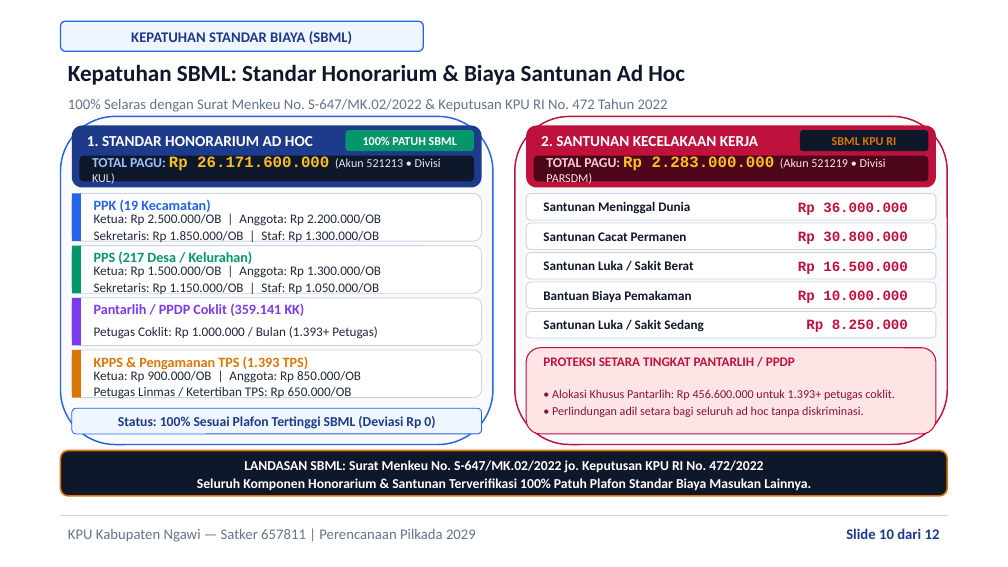
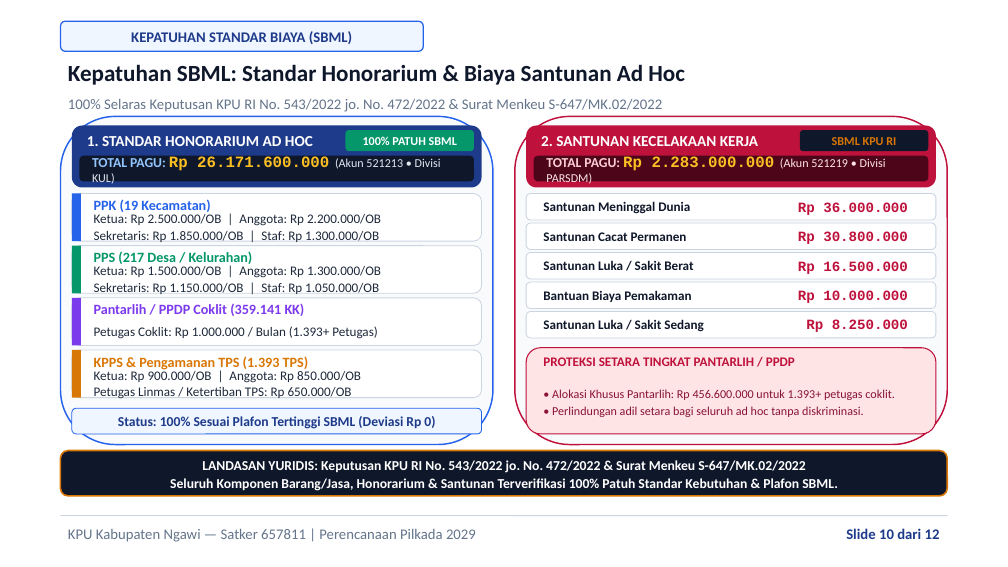
Before and after one commit to stephanusyogi/siprabu, a slide deck: slide 10 of public/downloads/Paparan_RKB_KPU_Ngawi_2029.pptx. Drawn at 1008x567 pixels with LibreOffice and Linux fonts; fonts in the diff are those of the drawing. Boxes give left, top, right and bottom in pixels: in the first picture for what was removed or moved away, otherwise in the second. Text is boxed around its words. In the diff, an @@ line names an element or a change of style, - is before the commit and + after.

Commit message:
feat(regulasi): integrasikan Keputusan KPU RI No 543 Tahun 2022 sebagai dasar hukum kebutuhan barang/jasa dan honorarium pada paparan web dan pptx

```diff
--- a/public/downloads/Paparan_RKB_KPU_Ngawi_2029.pptx
+++ b/public/downloads/Paparan_RKB_KPU_Ngawi_2029.pptx
@@ text at (x1=68, y1=99, x2=663, y2=112): text changed @@
-100% Selaras dengan Surat Menkeu No. S-647/MK.02/2022 & Keputusan KPU RI No. 472 Tahun 2022
+100% Selaras Keputusan KPU RI No. 543/2022 jo. No. 472/2022 & Surat Menkeu S-647/MK.02/2022
@@ text at (x1=170, y1=460, x2=838, y2=491): text changed @@
-LANDASAN SBML: Surat Menkeu No. S-647/MK.02/2022 jo. Keputusan KPU RI No. 472/2022
-Seluruh Komponen Honorarium & Santunan Terverifikasi 100% Patuh Plafon Standar Biaya Masukan Lainnya.
+LANDASAN YURIDIS: Keputusan KPU RI No. 543/2022 jo. No. 472/2022 & Surat Menkeu S-647/MK.02/2022
+Seluruh Komponen Barang/Jasa, Honorarium & Santunan Terverifikasi 100% Patuh Standar Kebutuhan & Plafon SBML.
```
Also in this commit, not shown: 4 other slides changed, 2 other files.
